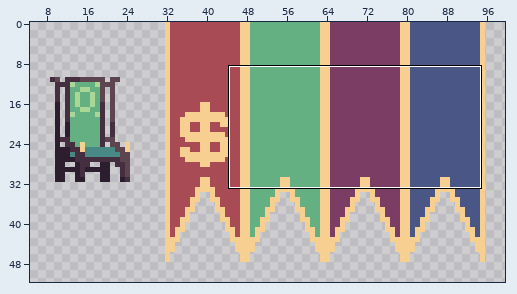
A pixel-art file gets an edit: Assets/Art/Stuff/Furniture.aseprite. Above: a wide view before the commit, with the close-up outlined.
Close-up. Before:
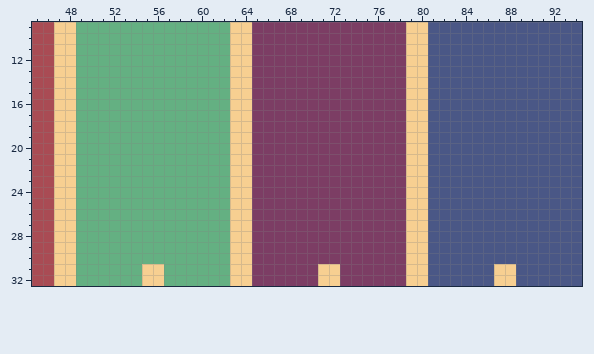
128x128 pixels, 1 frame. Shown: x 45..94, y 9..32. The wide view leaves out empty margins.
After the commit:
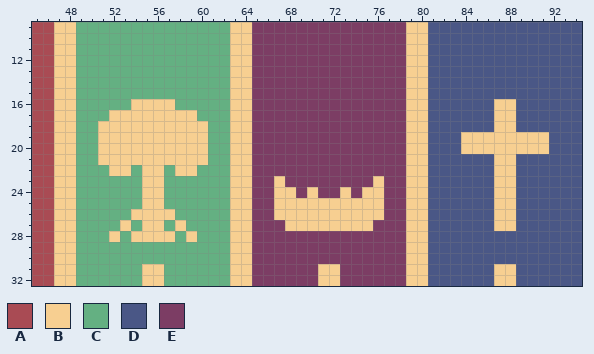
Palette (. is transparent): A #a94b54  B #f7cf91  C #64b082  D #4a5786  E #7c3d64
Commit: feat: peasant, noble, cleric logo
Change:
Layer "Banners":
Colour B replaces colour C in row 16 at x 54 to 57; in row 17 at x 52 to 59; in rows 18 to 21 at x 51 to 60; in row 22 at x 52 to 53, 55 to 56 and 58 to 59; in rows 23 to 25 at x 55 to 56; in row 26 at x 54 to 57.
Colour B replaces colour C in row 27 at x 53, 55 to 56 and 58; in row 28 at x 52, 54 to 57 and 59.
Colour B replaces colour D in rows 16 to 18 at x 87 to 88; in rows 19 to 20 at x 84 to 91; in rows 21 to 27 at x 87 to 88.
Colour B replaces colour E in row 23 at x 67 and 76; in row 24 at x 67 to 68, 70, 73 and 75 to 76; in rows 25 to 26 at x 67 to 76; in row 27 at x 68 to 75.
Changed places in both close-ups, as pixel boxes (x1, y1, x2, y2):
changed: (98, 99, 208, 242)
changed: (461, 99, 549, 231)
changed: (274, 176, 384, 231)
